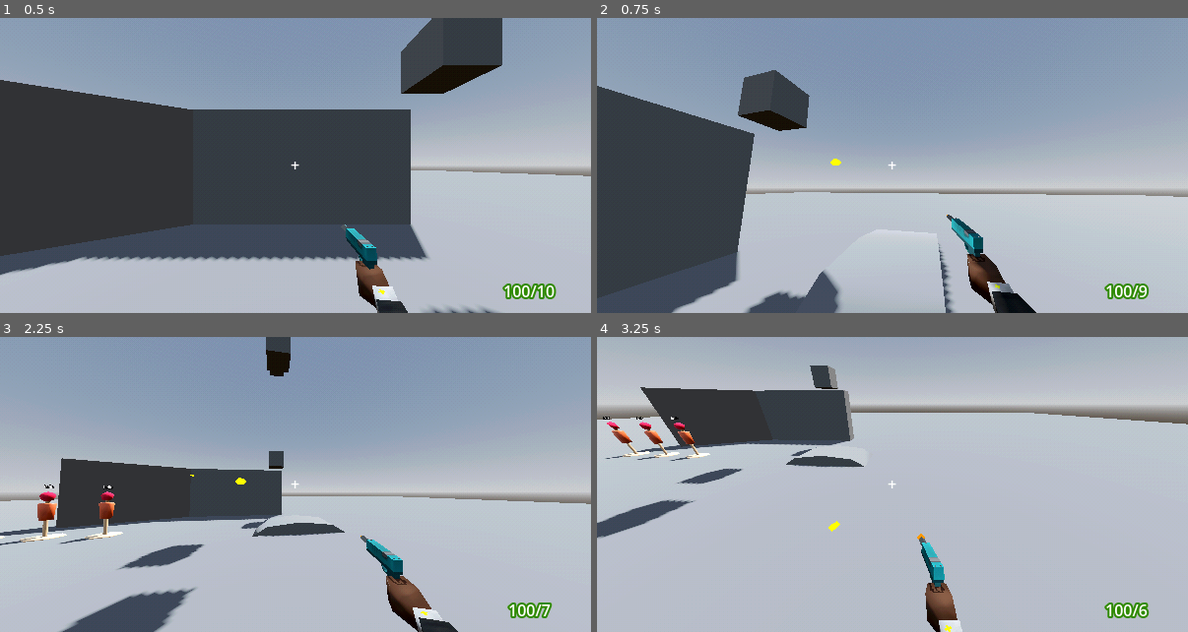
Above: before the commit, frames 1-4 (two rows, left to right).
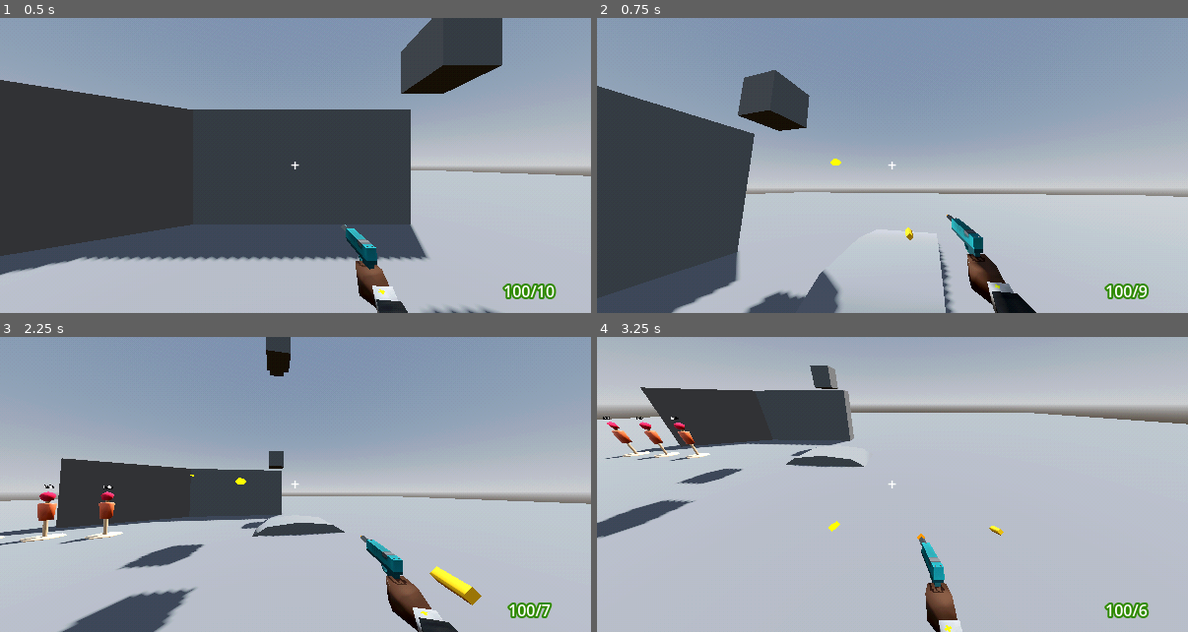
Above: after the commit, the same moments.

Repository: TheoLomeuBraga/kill-the-tower-boss
Game: Godot game, scene res://player/test_level.tscn
Two runs of this game, one before a commit and one after it. Both use one fixed random seed, a clock stepped at 60 frames per second and the inputs below. The project has no main scene, so this scene is started directly.
Inputs (mouse positions are in pixels of both pictures, inside the frame that each line leads up to):
- Up to frame 1 (0.5 s): no input
- Up to frame 2 (0.75 s): move the mouse to (1022, 150) at 0.52 s; press the mouse at (1022, 150) at 0.53 s; hold D (right) from 0.53 s (still down)
- Up to frame 3 (2.25 s): tap Space (jump) at 0.77, 1.52 s; move the mouse to (265, 484) at 1.27 s; release D (right) at 1.28 s; release the mouse at (265, 484) at 1.28 s; hold S (back) 1.28-2.03 s; tap W (foward) at 1.35 s; click (265, 484) at 1.55 s; move the mouse to (307, 478) at 2.02 s; press the mouse at (307, 478) at 2.03 s; hold D (right) from 2.03 s (still down); tap E (interact) at 2.1 s
- Up to frame 4 (3.25 s): keep holding D (right); move the mouse to (886, 490) at 2.77 s; release the mouse at (886, 490) at 2.78 s; tap Down (look_down) at 2.85 s; tap Space (jump) at 3.02 s; click (886, 490) at 3.05 s

Frame 1 is identical in both runs. In frame 2, less than 0.1% of the frame differs, in the area x 52-54%, y 71-76%; in frame 3, 0.4%, in the area x 72-82%, y 77-91%; in frame 4, less than 0.1%.

Commit message:
add case eject effect

Diff:
--- /dev/null
+++ b/player/guns/granade_launcers_akimbo/granade_launcers_akimbo.tscn
@@ -0,0 +1,15 @@
+[gd_scene format=3 uid="uid://bpnd5h1twb3i1"]
+
+[ext_resource type="PackedScene" uid="uid://bnb75l7l4frap" path="res://player/guns/granade_launcers_akimbo/granade_launcers_akimbo.glb" id="1_pg16n"]
+[ext_resource type="Script" uid="uid://uyx3n3xxv01s" path="res://player/guns/gun_model.gd" id="2_tv3rg"]
+
+[node name="granade_launcers_akimbo" unique_id=1118275292 node_paths=PackedStringArray("gun", "muzle", "arm_l", "pole_l", "hand_l", "arm_r", "pole_r", "hand_r") instance=ExtResource("1_pg16n")]
+script = ExtResource("2_tv3rg")
+gun = NodePath("Armature/Skeleton3D")
+muzle = NodePath("Armature/Skeleton3D/Bone/Cube/muzle")
+arm_l = NodePath("arm_l")
+pole_l = NodePath("pole_l")
+hand_l = NodePath("Armature/Skeleton3D/Bone_001/Cube_001/hand_l")
+arm_r = NodePath("arm_r")
+pole_r = NodePath("pole_r")
+hand_r = NodePath("Armature/Skeleton3D/Bone/Cube/hand_r")
--- a/player/guns/gun_model.gd
+++ b/player/guns/gun_model.gd
@@ -27,13 +27,21 @@
 	set(value):
 		animation_player.play(reload_animation)
 
+@export var case_ejector : GPUParticles3D
+
+
+
 @export var shot : bool :
 	set(value):
+
+		shot = value
+
+		if case_ejector != null:
+			case_ejector.emitting = shot
 
 		if animation_player != null:
 
 			if is_auto:
-				shot = value
 				if value:
 					animation_player.play(shot_animation)
 				else:
@@ -41,3 +49,7 @@
 			else:
 				animation_player.stop()
 				animation_player.play(shot_animation)
+
+				if case_ejector != null:
+					await get_tree().create_timer(1.0 / case_ejector.amount).timeout
+					case_ejector.emitting = false
--- a/player/guns/pistol/pistol.tscn
+++ b/player/guns/pistol/pistol.tscn
@@ -3,7 +3,25 @@
 [ext_resource type="PackedScene" uid="uid://cr8fgn04t3eey" path="res://player/guns/pistol/pistol.glb" id="1_6becj"]
 [ext_resource type="Script" uid="uid://uyx3n3xxv01s" path="res://player/guns/gun_model.gd" id="2_xco6c"]
 
-[node name="pistol" unique_id=356312967 node_paths=PackedStringArray("gun", "muzle", "arm_l", "pole_l", "hand_l", "arm_r", "pole_r", "hand_r", "animation_player") instance=ExtResource("1_6becj")]
+[sub_resource type="ParticleProcessMaterial" id="ParticleProcessMaterial_xco6c"]
+inherit_velocity_ratio = 1.0
+direction = Vector3(-1, 0, -1)
+spread = 0.0
+initial_velocity_min = 1.0
+initial_velocity_max = 2.0
+
+[sub_resource type="StandardMaterial3D" id="StandardMaterial3D_70rjn"]
+albedo_color = Color(1, 0.72156864, 0, 1)
+
+[sub_resource type="CylinderMesh" id="CylinderMesh_dg4nr"]
+material = SubResource("StandardMaterial3D_70rjn")
+top_radius = 0.01
+bottom_radius = 0.01
+height = 0.04
+radial_segments = 4
+rings = 0
+
+[node name="pistol" unique_id=356312967 node_paths=PackedStringArray("gun", "muzle", "arm_l", "pole_l", "hand_l", "arm_r", "pole_r", "hand_r", "animation_player", "case_ejector") instance=ExtResource("1_6becj")]
 script = ExtResource("2_xco6c")
 gun = NodePath("Armature/Skeleton3D")
 muzle = NodePath("Armature/Skeleton3D/Bone/Cube/muzle")
@@ -14,6 +32,7 @@
 pole_r = NodePath("pole_r")
 hand_r = NodePath("Armature/Skeleton3D/Bone/hand_r")
 animation_player = NodePath("AnimationPlayer")
+case_ejector = NodePath("Armature/Skeleton3D/Bone_001/GPUParticles3D")
 
 [node name="Skeleton3D" parent="Armature" parent_id_path=PackedInt32Array(100083490) index="0" unique_id=1639782785]
 bones/0/rotation = Quaternion(-2.9802326e-08, 1.1920928e-07, -2.5243543e-29, 1)
@@ -25,6 +44,14 @@
 [node name="Cube_001" parent="Armature/Skeleton3D/Bone_001" index="0" unique_id=1131753749]
 cast_shadow = 0
 
+[node name="GPUParticles3D" type="GPUParticles3D" parent="Armature/Skeleton3D/Bone_001" index="1" unique_id=1415065494]
+transform = Transform3D(1, 4.2351647e-22, -1.4210855e-14, 2.3716923e-20, 0.9999997, 1.4210855e-14, 7.1054274e-14, -1.4210855e-14, 0.9999997, 8.881784e-16, 0.023, -0.010000005)
+emitting = false
+amount = 10
+fixed_fps = 60
+process_material = SubResource("ParticleProcessMaterial_xco6c")
+draw_pass_1 = SubResource("CylinderMesh_dg4nr")
+
 [node name="Bone" parent="Armature/Skeleton3D" index="1" unique_id=882883412]
 transform = Transform3D(1, -7.105427e-15, 2.3841855e-07, -7.1054274e-15, 0.99999994, 5.9604645e-08, -2.3841856e-07, -5.9604645e-08, 0.99999994, 0, 0, 0)
 
--- a/player/player_model/player_model.tscn
+++ b/player/player_model/player_model.tscn
@@ -5,12 +5,13 @@
 [ext_resource type="PackedScene" uid="uid://1uip5jk8ugjy" path="res://player/guns/pistol/pistol.tscn" id="2_hk2sv"]
 [ext_resource type="PackedScene" uid="uid://dqoy4sfpn04u4" path="res://player/guns/gun_animations.tscn" id="2_qfpg1"]
 [ext_resource type="PackedScene" uid="uid://dalblk3e3mj8q" path="res://player/guns/grapple/grapple.tscn" id="4_qu0w5"]
+[ext_resource type="PackedScene" uid="uid://bpnd5h1twb3i1" path="res://player/guns/granade_launcers_akimbo/granade_launcers_akimbo.tscn" id="6_nu4ip"]
 
 [node name="PlayerModel" type="Node3D" unique_id=83597824 node_paths=PackedStringArray("arms", "gun_animations", "gun")]
 script = ExtResource("1_r5r3n")
 arms = NodePath("arms")
 gun_animations = NodePath("gun_animations")
-gun = NodePath("grapple")
+gun = NodePath("granade_launcers_akimbo")
 guns_models = Dictionary[String, PackedScene]({
 "grapple": ExtResource("4_qu0w5"),
 "pistol": ExtResource("2_hk2sv")
@@ -22,4 +23,4 @@
 transform = Transform3D(1, 0, 0, 0, 1, 0, 0, 0, 1, -0.181618, -0.06737061, 0.39411506)
 walk_speed = 1.4
 
-[node name="grapple" parent="." unique_id=279339877 instance=ExtResource("4_qu0w5")]
+[node name="granade_launcers_akimbo" parent="." unique_id=1118275292 instance=ExtResource("6_nu4ip")]
--- a/project.godot
+++ b/project.godot
@@ -12,6 +12,7 @@
 
 config/name="kill_the_tower_boss"
 config/features=PackedStringArray("4.6", "Mobile")
+run/max_fps=60
 config/icon="res://icon.svg"
 
 [autoload]
--- a/scripts/explosion_behavior.gd
+++ b/scripts/explosion_behavior.gd
@@ -22,8 +22,6 @@
 
 	shape.force_shapecast_update()
 
-	print(shape.get_collision_count())
-
 	for i : int in shape.get_collision_count():
 
 		var hit_particle : Node3D = Stats.enemy_hit_particle.instantiate()
Not shown, changed: TODO.txt
Binary file added: player/guns/granade_launcers_akimbo/granade_launcers_akimbo.glb
Not shown, added: player/guns/granade_launcers_akimbo/granade_launcers_akimbo.glb.import
Not shown, changed: player/guns/granade_launcers_akimbo/granade_launcers_akimbo.blend
Not shown, changed: player/guns/granade_launcers_akimbo/granade_launcers_akimbo.blend1
